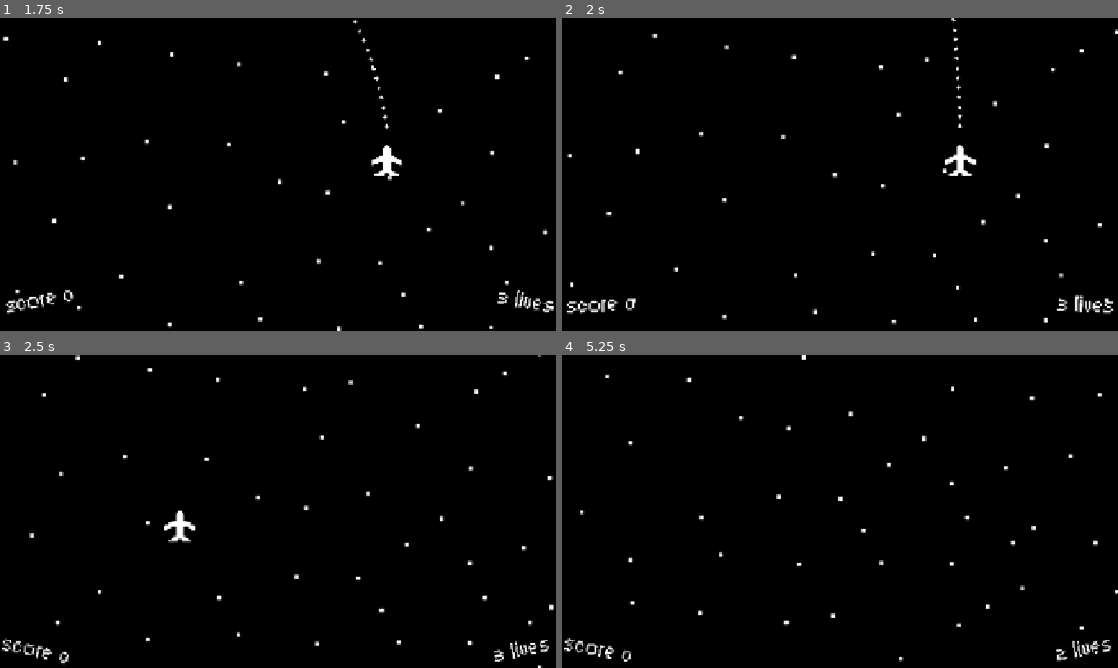
Above: before the commit, frames 1-4 (two rows, left to right).
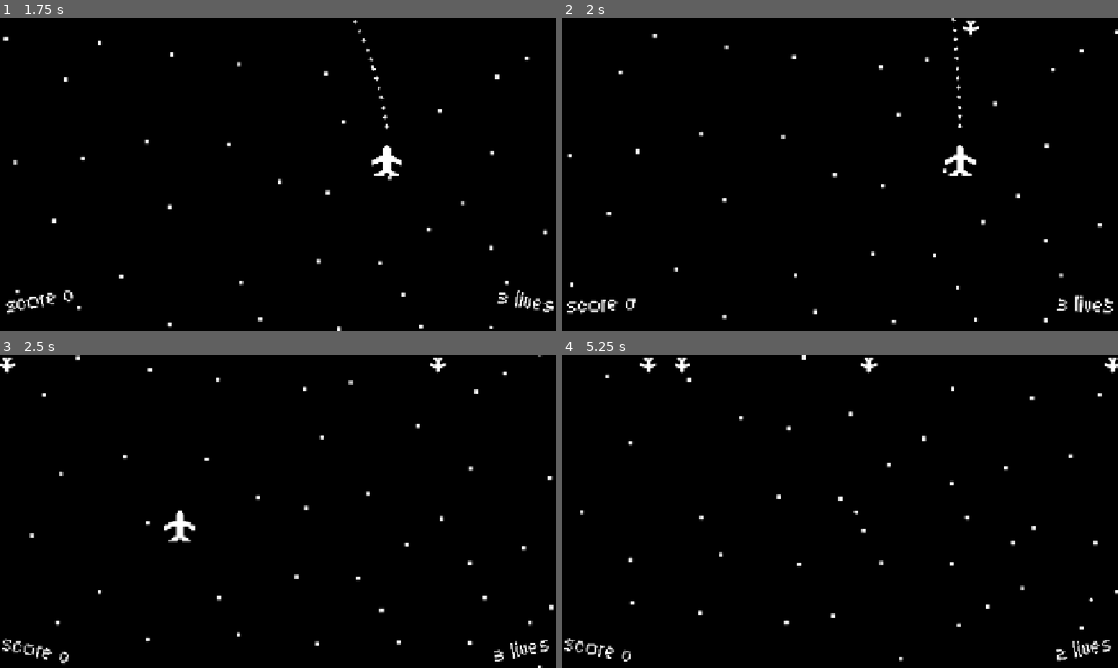
Above: after the commit, the same moments.

Repository: RafaeloxMC/space-invaders-reloaded
Game: Godot game, scene res://scenes/main_menu.tscn
Two runs of this game, one before a commit and one after it. Both use one fixed random seed, a clock stepped at 60 frames per second and the inputs below.
Inputs (mouse positions are in pixels of both pictures, inside the frame that each line leads up to):
- Up to frame 1 (1.75 s): click "play..." at 0.5 s; tap Enter at 1.25 s; move the mouse to (400, 158) at 1.27 s; press the mouse at (400, 158) at 1.28 s; hold Right from 1.28 s (still down)
- Up to frame 2 (2 s): keep holding Right
- Up to frame 3 (2.5 s): move the mouse to (166, 527) at 2.02 s; release Right at 2.03 s; release the mouse at (166, 527) at 2.03 s; hold Down from 2.03 s (still down); tap Alt at 2.1 s
- Up to frame 4 (5.25 s): move the mouse to (895, 442) at 2.77 s; release Down at 2.78 s; hold Right 2.78-3.53 s; tap Shift at 2.85, 5.1 s; move the mouse to (812, 574) at 3.52 s; hold Up 3.53-4.28 s; click (812, 574) at 3.6 s; move the mouse to (1006, 558) at 4.27 s; hold Left from 4.28 s (still down); tap Alt at 4.35 s; move the mouse to (673, 464) at 5.02 s

Frame 1 is identical in both runs. In frame 2, less than 0.1% of the frame differs, in the area x 72-75%, y 0-6%; in frame 3, 0.1%; in frame 4, 0.3%, in the area x 14-100%, y 0-79%.

Commit message:
Fix a bug where aircrafts did not hide when dead

Diff:
--- a/scripts/game.gd
+++ b/scripts/game.gd
@@ -28,8 +28,8 @@
 	score.text = "Score " + str(GameManager.score)
 	lives.text = str(GameManager.lives) + " Lives"
 
-	if randi_range(0, 1000) == 999:
+	if randi_range(0, 1000) >= 995:
 		var projectile = enemy.instantiate() as CharacterBody2D
 		projectile.global_position = self.global_position
 		projectile.position.y += 20
-		self.add_sibling(projectile)
+		self.add_child(projectile)
--- a/scripts/main_menu.gd
+++ b/scripts/main_menu.gd
@@ -9,6 +9,8 @@
 	pass # Replace with function body.
 
 func _on_play_pressed() -> void:
+	GameManager.score = 0
+	GameManager.lives = 3
 	get_tree().change_scene_to_packed(game_scene)
 
 func _on_options_pressed() -> void:
